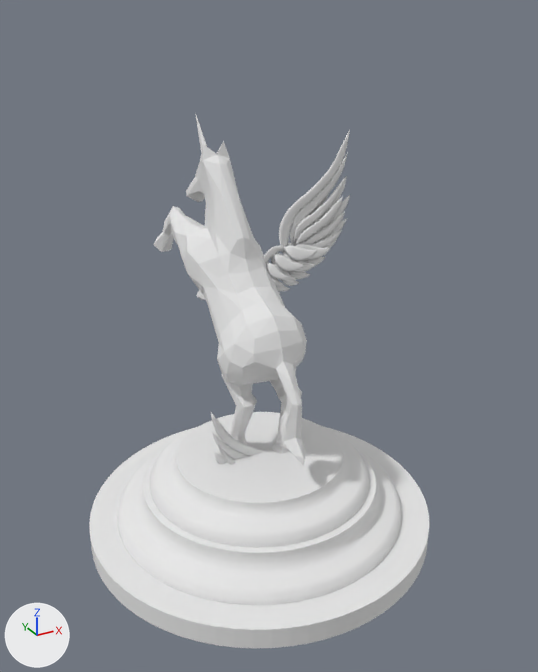
The OBJ model data/left_wing.obj as it was, and as the next commit left it.
Camera for both pictures: a camera (50 mm lens) standing at (-1.38, -2.59, 2.06) and looking at (0.06, 0.01, 0.76). The axes (+X, +Y, +Z) are drawn at lower left. The lights are the same throughout. Where no turn or scale is listed for an object, it has been applied to the vertices.

Names of what the first picture shows: 'Cone.000', 'Cone.005_Cone.023', 'base', 'horse'.
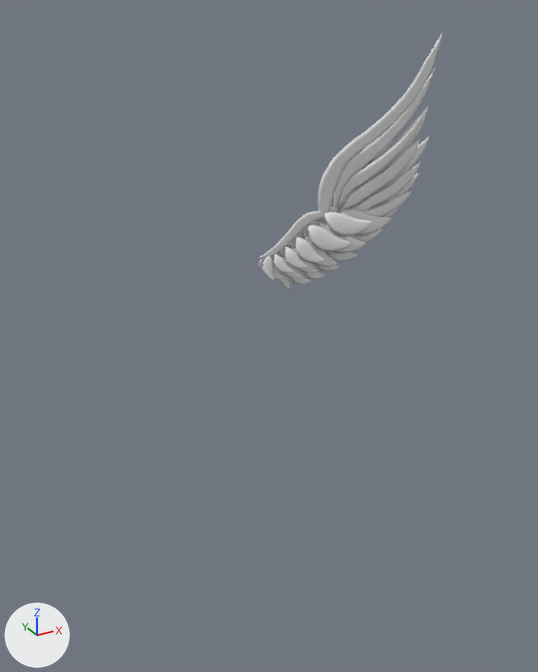
Location of each change, [x1, y1, x2, y2] in pixels of the pictures (538 x 672 px):
'base', deleted: before [89, 412, 429, 648]
'horse', deleted: before [153, 113, 307, 466]
'Cone.005_Cone.023', reshaped: before [263, 129, 350, 294]; after [258, 32, 443, 289]
'Cone.000', deleted: before [211, 412, 264, 465]

The change, as a diff of the scene's bpy script:
```diff
--- a/data/left_wing.obj.py
+++ b/data/left_wing.obj.py
@@ me_cone_005_cone_023 @@
 me_cone_005_cone_023.from_pydata(...)  # 3942 vertices, 4456 faces; spans x 0.021..0.569, y 0.12..0.229, z 0.863..1.579
 # used by ob_cone_005_cone_023; location = (0.0, 0.0, 0.0)
+# me_cone_005_cone_023 part 1: the whole mesh is multiplied about its middle by the matrix ((1.576, 0.0, 0.0), (0.0, 1.561, -0.218), (0.0, 0.218, 1.561)), then moved by (0.254, -0.016, 0.194)
 me_cone_005_cone_023.materials.append(mat_material_002)
@@ ob_base @@
-ob_base = bpy.data.objects.new('base', me_base)
-ob_base.location = (0.0, 0.0, 0.0)
@@ ob_cone_000 @@
-ob_cone_000 = bpy.data.objects.new('Cone.000', me_cone_000)
-ob_cone_000.location = (0.0, 0.0, 0.0)
@@ ob_horse @@
-ob_horse = bpy.data.objects.new('horse', me_horse)
-ob_horse.location = (0.0, 0.0, 0.0)
```
